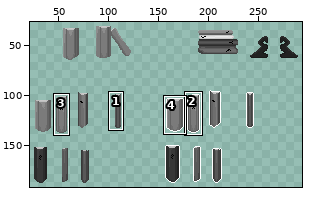
Two states of a sprite sheet, Assets/Resources/Sprites/Items/Books and Accessorise.png. Above, an overview of the earlier version with the close-up marked.
Close-up. Earlier state:
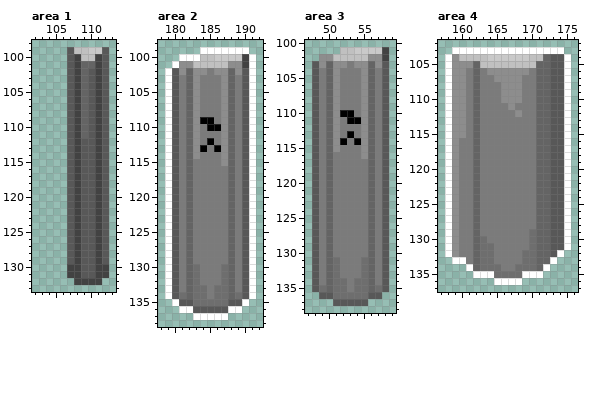
The file is 480x270 pixels. Colours within 5 levels of each other are drawn and written as one. Shown: area 1: x 102..113, y 98..133; area 2: x 178..192, y 98..138; area 3: x 47..59, y 100..138; area 4: x 157..176, y 102..137. The wide view leaves out empty margins. The commit also changed other parts of the picture, which this record leaves out.
Once edited:
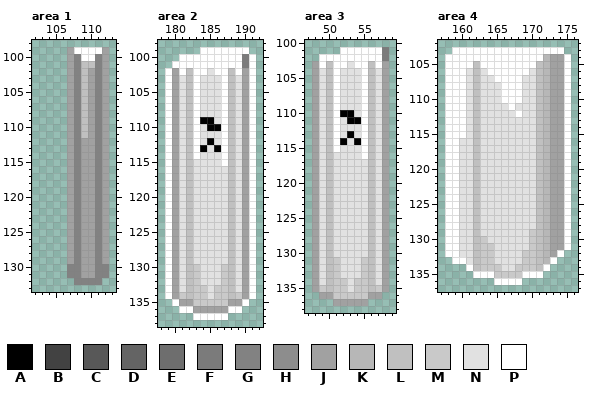
Palette (. is transparent): A #000000  B #424242  C #585858  D #646464  E #6e6e6e  F #7b7b7b  G #828282  H #8d8d8d  J #a1a1a1  K #b7b7b7  L #c0c0c0  M #c9c9c9  N #e1e1e1  P #ffffff
Changes in this commit:
Changed rows in their new state; - is an unchanged pixel.
Area 1:
first column x 107:
 99 JPPPPJ
100 JGPPGJ
101 JGLLGJ
102 JGLJGJ
103 JGLJGJ
104 JGLJGJ
105 JGLJGJ
106 JGLJGJ
107 JGLJGJ
108 JGLJGJ
109 JGLJGJ
110 JGLJGJ
111 JGLJGJ
112 JGJJGJ
113 JGJJGJ
114 JGJJGJ
115 JGJJGJ
116 JGJJGJ
117 JGJJGJ
118 JGJJGJ
119 JGJJGJ
120 JGJJGJ
121 JGJJGJ
122 JGJJGJ
123 JGJJGJ
124 JGJJGJ
125 JGJJGJ
126 JGJJGJ
127 JGJJGJ
128 JGJJGJ
129 JGJJGJ
130 GGJJGG
131 GGJJGG
132 -GGGG-
Area 2:
first column x 180:
100 ----PPPPPPF
101 -PPPPPPPPPF
102 JPLPPNPPLPJ
103 JNLPNNNPLNJ
104 JNLPNNNPLNJ
105 JNLPNNNPLNJ
106 JNLPNNNPLNJ
107 JNLPNNNPLNJ
108 JNLPNNNPLNJ
109 JNLP--NPLNJ
110 JNLPN--PLNJ
111 JNLPNNNPLNJ
112 JNLPN-NPLNJ
113 JNLP-N-PLNJ
114 JNLPNNNPLNJ
115 JNLNNNNPLNJ
116 JNLNNNNNLNJ
117 JNLNNNNNLNJ
118 JNLNNNNNLNJ
119 JNLNNNNNLNJ
120 JNLNNNNNLNJ
121 JNLNNNNNLNJ
122 JNLNNNNNLNJ
123 JNLNNNNNLNJ
124 JNLNNNNNLNJ
125 JNLNNNNNLNJ
126 JNLNNNNNLNJ
127 JNLNNNNNLNJ
128 JNLNNNNNLNJ
129 JNLNNNNNLNJ
130 JNLMNNNMLNJ
131 JNLMNNNMLNJ
132 JNLMNNNMLNJ
133 JNLMMNMMLNJ
134 JMLMMNMMLMJ
135 -JJMMMMMJJ-
136 ---JJJJJ---
Area 3:
first column x 48:
101 ----PPPPPPF
102 -PPPPPPPPPF
103 JPLPPNPPLPJ
104 JNLPNNNPLNJ
105 JNLPNNNPLNJ
106 JNLPNNNPLNJ
107 JNLPNNNPLNJ
108 JNLPNNNPLNJ
109 JNLPNNNPLNJ
110 JNLP--NPLNJ
111 JNLPN--PLNJ
112 JNLPNNNPLNJ
113 JNLPN-NPLNJ
114 JNLP-N-PLNJ
115 JNLPNNNPLNJ
116 JNLNNNNPLNJ
117 JNLNNNNNLNJ
118 JNLNNNNNLNJ
119 JNLNNNNNLNJ
120 JNLNNNNNLNJ
121 JNLNNNNNLNJ
122 JNLNNNNNLNJ
123 JNLNNNNNLNJ
124 JNLNNNNNLNJ
125 JNLNNNNNLNJ
126 JNLNNNNNLNJ
127 JNLNNNNNLNJ
128 JNLNNNNNLNJ
129 JNLNNNNNLNJ
130 JNLNNNNNLNJ
131 JNLMNNNMLNJ
132 JNLMNNNMLNJ
133 JNLMNNNMLNJ
134 JNLMMNMMLNJ
135 JMLMMNMMLMJ
136 -JJMMMMMJJ-
137 ---JJJJJ---
Area 4:
first column x 159:
104 PPPPPPPPPPPPPKJJ
105 PPPLPPPPPPPPLKJJ
106 PPNLNPPPPPPNLKJJ
107 PPNLNNPPPPNNLKJJ
108 PPNLNNNPPPNNLKJJ
109 PPNLNNNPPPNNLKJJ
110 PPNLNNNPPPNNLKJJ
111 PPNLNNNNPNNNLKJJ
112 PPNLNNNNNPNNLKJJ
113 PPNLNNNNNNNNLKJJ
114 PPNLNNNNNNNNLKJJ
115 PPNLNNNNNNNNLKJJ
116 PNNLNNNNNNNNLKJJ
117 PNNLNNNNNNNNLKJJ
118 PNNLNNNNNNNNLKJJ
119 PNNLNNNNNNNNLKJJ
120 PNNLNNNNNNNNLKJJ
121 PNNLNNNNNNNNLKJJ
122 PNNLNNNNNNNNLKJJ
123 PNNLNNNNNNNNLKJJ
124 PNNLNNNNNNNNLKJJ
125 PNNLNNNNNNNNLKJJ
126 PNNLNNNNNNNNLKJJ
127 PNNLNNNNNNNNLKJJ
128 PNNLNNNNNNNNLKJJ
129 PNNLNNNNNNNMLKJJ
130 PNNLMNNNNNNMLKJJ
131 PNNLMMNNNNNMLKJJ
132 PNNLMMNNNNMMLKJ-
133 --NLMMNNNNMMLK--
134 ---LMMMNNMMML---
135 ------MMMM------
Boxes around the changes in both close-ups, in picture pixels (x1, y1, x2, y2):
changed: (67, 47, 109, 285)
changed: (172, 54, 249, 313)
changed: (312, 47, 389, 306)
changed: (452, 54, 564, 278)
